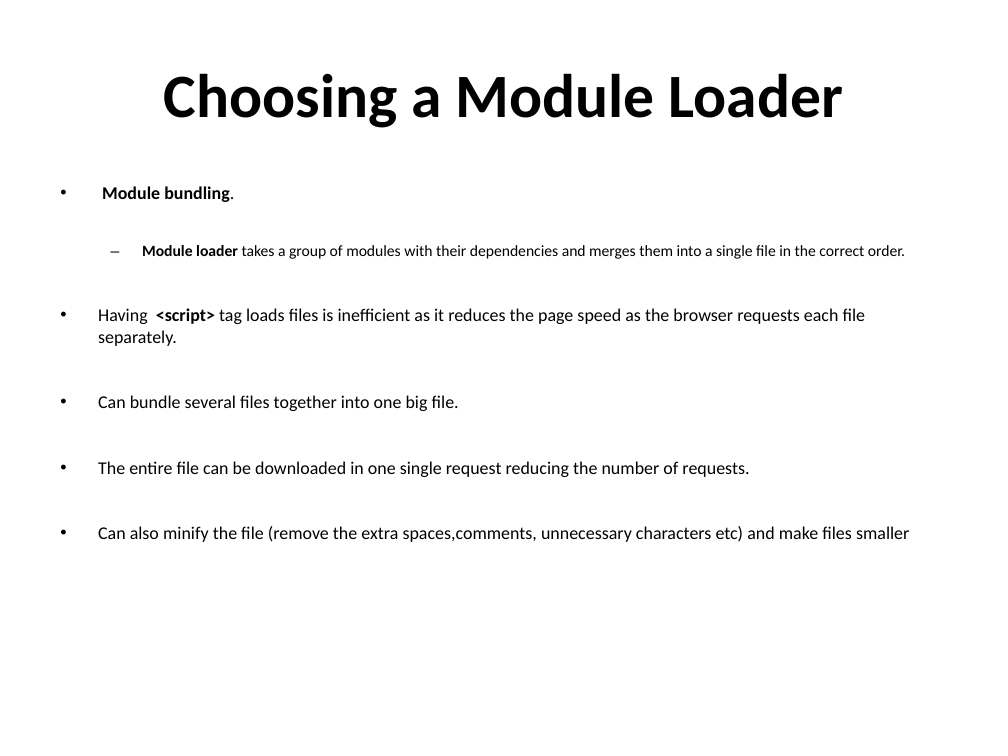
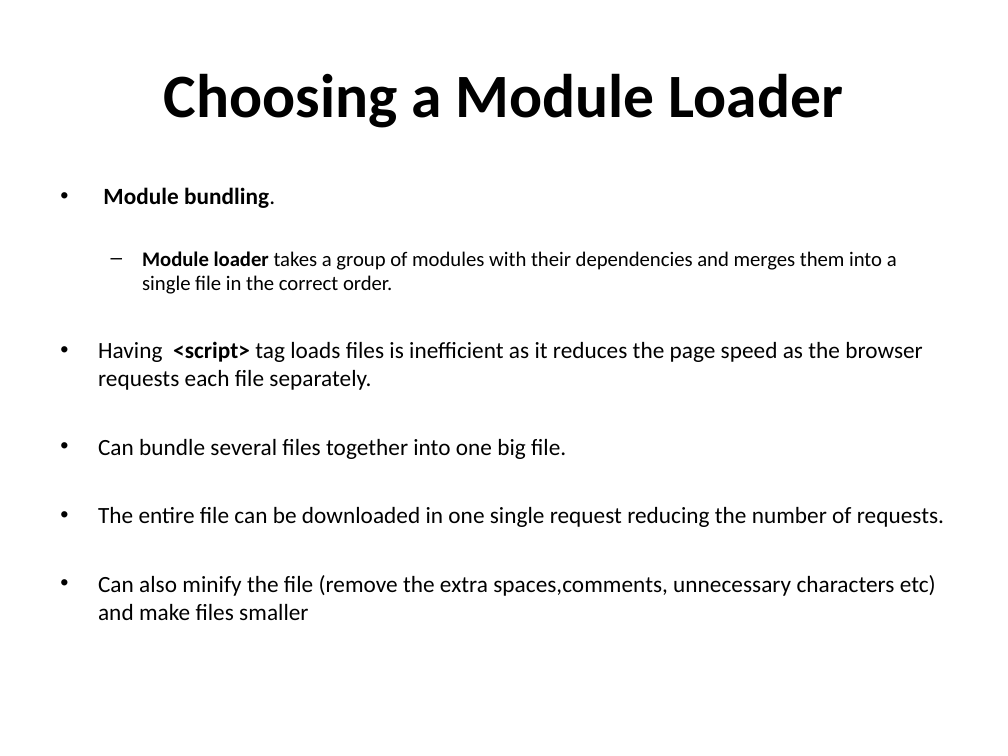
Before and after one commit to vishnumvn/AngularJS_Tut, a slide deck: slide 142 of Materials/Angular_Module01.ppt. Drawn at 1008x756 pixels with LibreOffice and Linux fonts; fonts in the diff are those of the drawing. Boxes give left, top, right and bottom in pixels: in the first picture for what was removed or moved away, otherwise in the second. Text is boxed around its words. In the diff, an @@ line names an element or a change of style, - is before the commit and + after.

```diff
--- a/Materials/Angular_Module01.ppt
+++ b/Materials/Angular_Module01.ppt
@@ text "Module bundling." at <box>98,187,944,620</box>: size 12.8 to 16.6 pt in "Module bundling.", "Having <script> tag loads files is inefficient ...", "Can bundle several files together into one ...", "The entire file can be downloaded in ..." and 1 more places; size 11.2 to 14.8 pt in "Module loader takes a group of modules ..."; less space between paragraphs @@
```
Also in this commit, not shown: 6 other slides changed, 32 other files.
